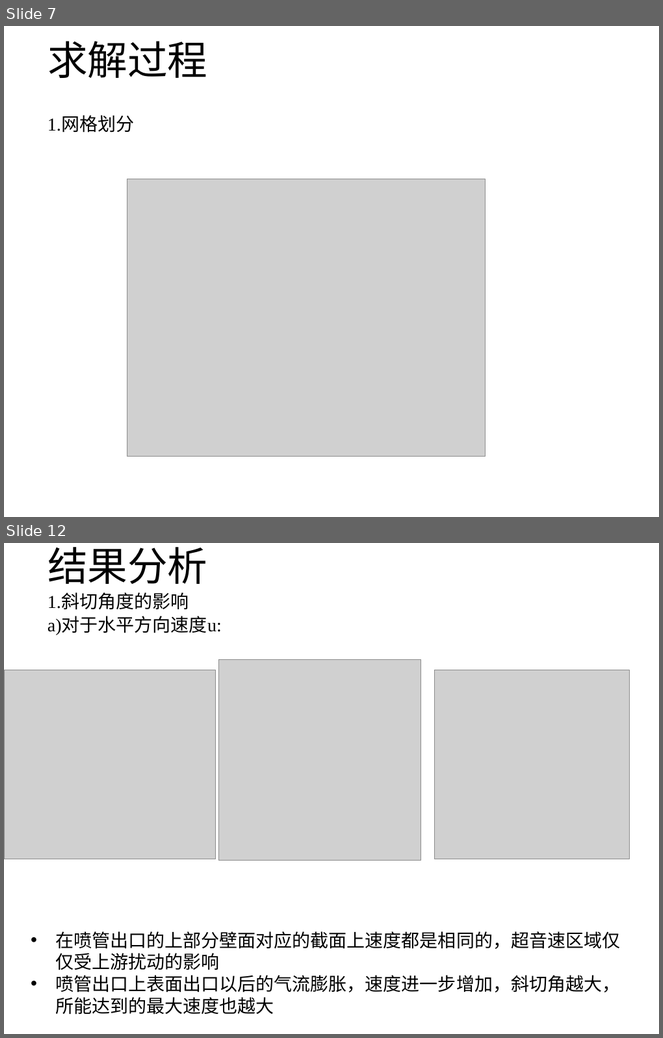
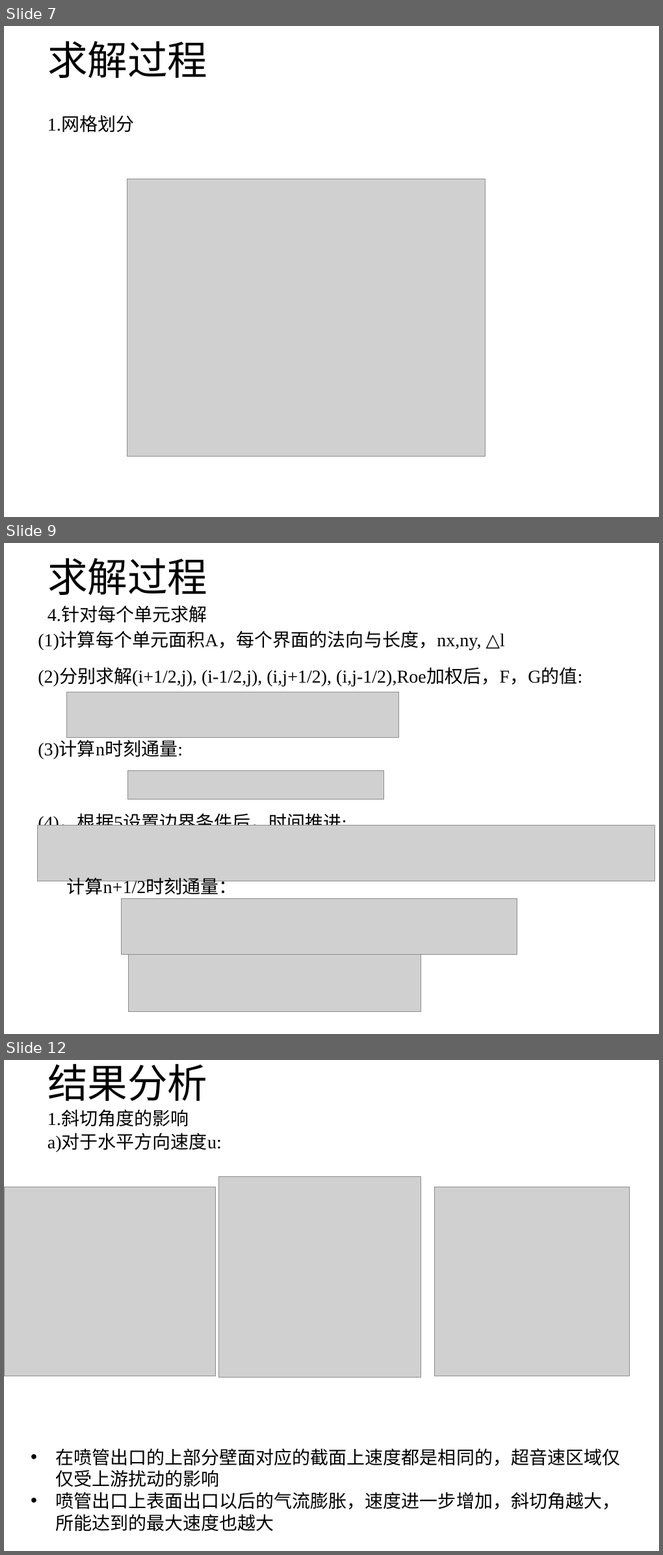
Before and after one commit to hohiroki/homework, a slide deck: NO6/NO6.pptx. Shown one above the other, each under a label of ours: slides 7 and 12 before the commit, slides 7, 9 and 12 after it; the slides between them are not shown. The pictures are 663x1038 and 663x1555 pixels, drawn with LibreOffice and Linux fonts; fonts in the diff are those of the drawing; grey boxes stand for pictures. Boxes give left, top, right and bottom in pixels: in the first picture for what was removed or moved away, otherwise in the second. Text is boxed around its words. In the diff, an @@ line names an element or a change of style, - is before the commit and + after.

```diff
--- a/NO6/NO6.pptx
+++ b/NO6/NO6.pptx
@@ slide 9 added at [4, 543, 659, 1034], background #FFFFFF @@
@@ title added at [48, 558, 207, 595], 44 pt, text #000000 @@
+求解过程
@@ text added at [48, 607, 207, 623], 20 pt, text #000000 @@
+4.针对每个单元求解
@@ text added at [38, 632, 505, 650], 20 pt, text #000000 @@
+(1)计算每个单元面积A，每个界面的法向与长度，nx,ny, △l
@@ text added at [38, 668, 582, 686], 20 pt, text #000000 @@
+(2)分别求解(i+1/2,j), (i-1/2,j), (i,j+1/2), (i,j-1/2),Roe加权后，F，G的值:
@@ picture added at [67, 692, 399, 737] @@
@@ text added at [38, 742, 183, 759], 20 pt, text #000000 @@
+(3)计算n时刻通量:
@@ picture added at [128, 771, 384, 799] @@
@@ text added at [38, 815, 347, 826], 20 pt, text #000000 @@
+(4)，根据5设置边界条件后，时间推进:
@@ picture added at [37, 825, 655, 881] @@
@@ text added at [67, 878, 237, 895], 20 pt, text #000000 @@
+计算n+1/2时刻通量：
@@ picture added at [121, 899, 517, 955] @@
@@ picture added at [129, 953, 421, 1012] @@
```
Also in this commit, not shown: 4 slides changed, 1 slide removed, 1 other file.
